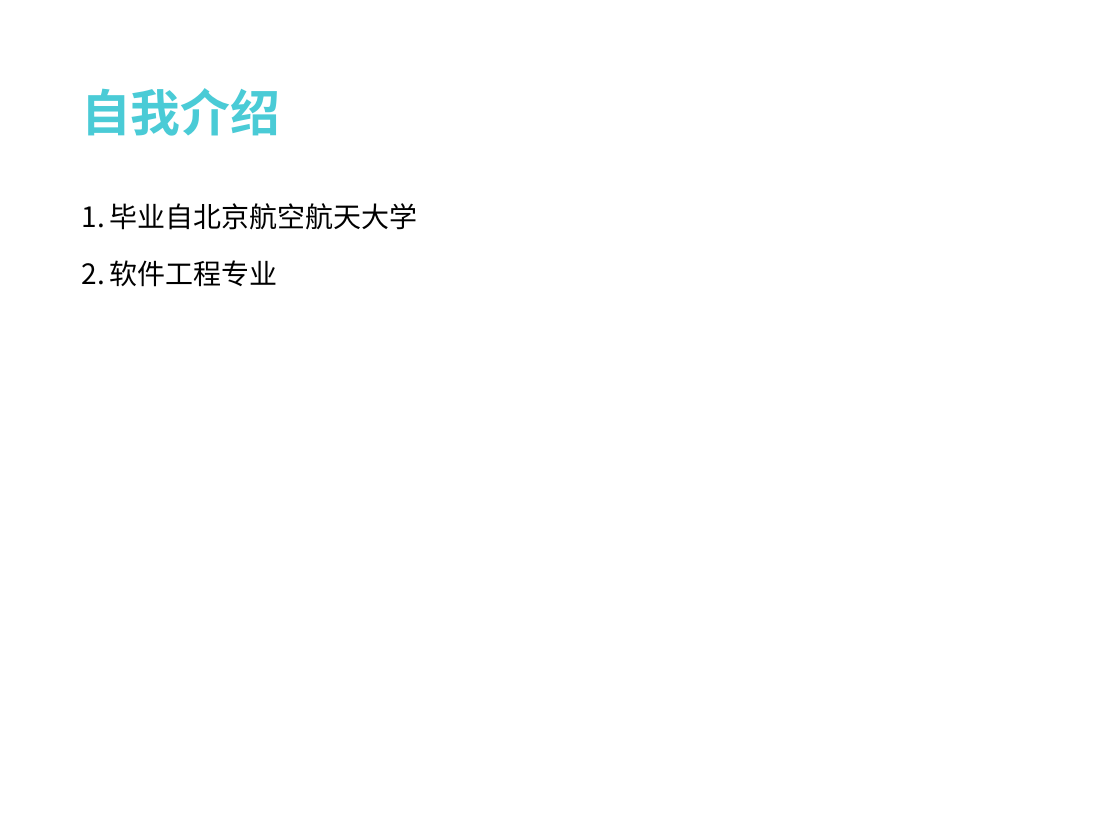
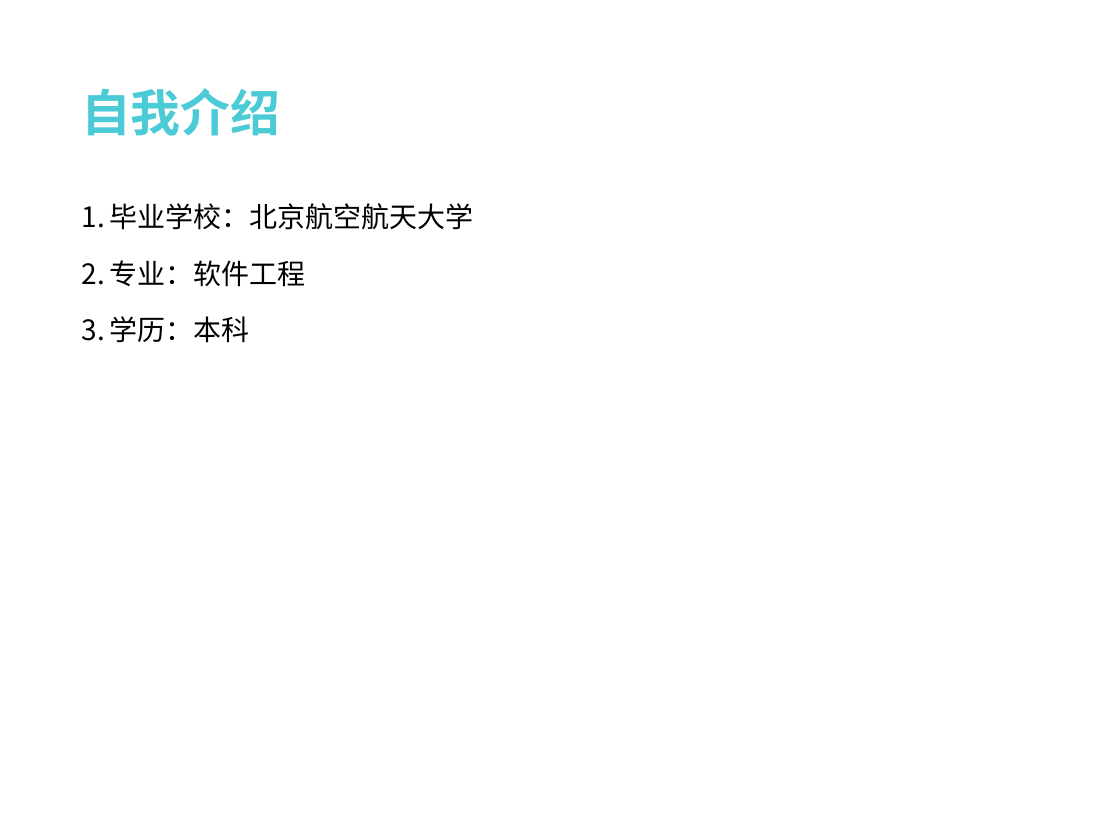
Before and after one commit to liufangri/eapsimulator, a slide deck: slide 2 of docs/W10582孙晓宇.pptx. Drawn at 1120x840 pixels with LibreOffice and Linux fonts; fonts in the diff are those of the drawing; background and template pictures are left out. Boxes give left, top, right and bottom in pixels: in the first picture for what was removed or moved away, otherwise in the second. Text is boxed around its words. In the diff, an @@ line names an element or a change of style, - is before the commit and + after.

```diff
--- a/docs/W10582孙晓宇.pptx
+++ b/docs/W10582孙晓宇.pptx
@@ text at <box>110,203,474,343</box>: text changed @@
-1. 毕业自北京航空航天大学
-2. 软件工程专业
+1. 毕业学校：北京航空航天大学
+2. 专业：软件工程
+3. 学历：本科
```
Also in this commit, not shown: 6 other slides changed, 2 slides added.
